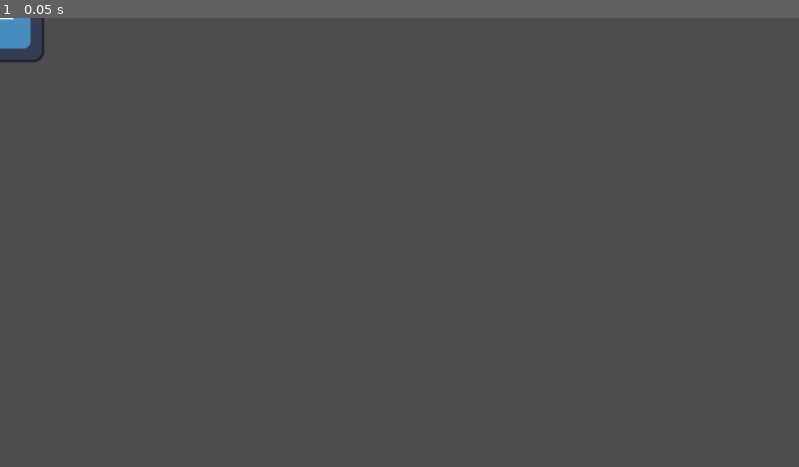
Above: before the commit, frame 1.
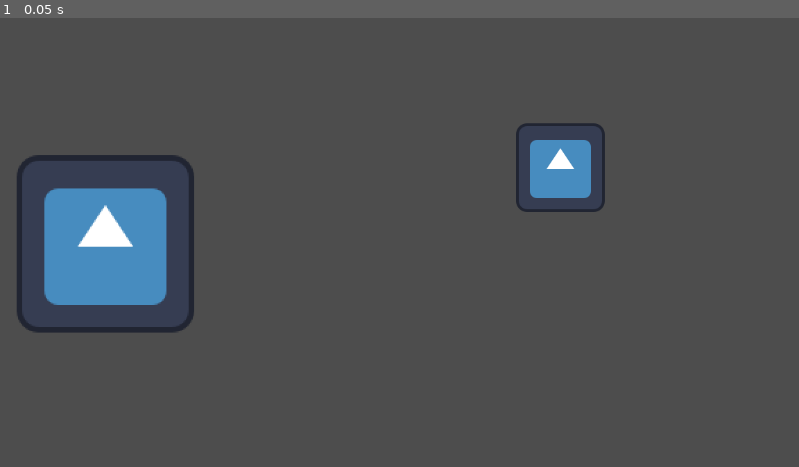
Above: after the commit, the same moment.

Repository: Gweedori/Taitaja_Finaali
Game: Godot game, scene res://Prefabs/trash.tscn
Two runs of this game, one before a commit and one after it. Both use one fixed random seed, a clock stepped at 60 frames per second and the inputs below. The project has no main scene, so this scene is started directly. The engine's default icon, where the game draws it, is replaced by a stand-in: a white triangle on a blue panel in a dark square.
Inputs:
- Up to frame 1 (0.05 s): no input

The runs differ from the first frame. In frame 1, 6.7% of the frame differs, in the area x 0-76%, y 0-71%.

Commit message:
Trash minigame alku

Diff:
--- a/Prefabs/trash.tscn
+++ b/Prefabs/trash.tscn
@@ -3,11 +3,34 @@
 [ext_resource type="Script" uid="uid://thew0ktvjh72" path="res://Prefabs/trash/trash.gd" id="1_htlip"]
 [ext_resource type="PackedScene" uid="uid://bqwsa0ioycgy5" path="res://Prefabs/trash/draggable_sprite.tscn" id="2_htlip"]
 [ext_resource type="Script" uid="uid://boyvunvkvw264" path="res://Prefabs/trash/draggable_sprite.gd" id="3_ekd28"]
+[ext_resource type="Texture2D" uid="uid://meeyrxaavaqr" path="res://icon.svg" id="4_ekd28"]
+[ext_resource type="Script" uid="uid://bq4l6530beaeq" path="res://Prefabs/trash/trash_can.gd" id="4_gadqu"]
+
+[sub_resource type="RectangleShape2D" id="RectangleShape2D_gadqu"]
+size = Vector2(256, 256)
 
 [node name="TrashGame" type="Node2D" unique_id=1345923232]
 script = ExtResource("1_htlip")
 
-[node name="TileMapLayer" type="TileMapLayer" parent="." unique_id=750844952]
+[node name="DraggableSprite" parent="." unique_id=749188286 instance=ExtResource("2_htlip")]
+position = Vector2(808, 216)
+script = ExtResource("3_ekd28")
 
-[node name="DraggableSprite" parent="." unique_id=749188286 instance=ExtResource("2_htlip")]
-script = ExtResource("3_ekd28")
+[node name="Trashcan" type="Sprite2D" parent="." unique_id=1502514050]
+
+[node name="TrashCan" type="Node2D" parent="." unique_id=467432376]
+script = ExtResource("4_gadqu")
+
+[node name="Sprite2D" type="Sprite2D" parent="TrashCan" unique_id=1534163900]
+position = Vector2(152, 326)
+scale = Vector2(2, 2)
+texture = ExtResource("4_ekd28")
+
+[node name="Area2D" type="Area2D" parent="TrashCan" unique_id=425679887]
+
+[node name="CollisionShape2D" type="CollisionShape2D" parent="TrashCan/Area2D" unique_id=125630323]
+position = Vector2(152, 326)
+shape = SubResource("RectangleShape2D_gadqu")
+
+[connection signal="mouse_entered" from="TrashCan/Area2D" to="TrashCan" method="_on_area_2d_mouse_entered"]
+[connection signal="mouse_exited" from="TrashCan/Area2D" to="TrashCan" method="_on_area_2d_mouse_exited"]
--- a/Prefabs/trash/draggable_sprite.gd
+++ b/Prefabs/trash/draggable_sprite.gd
@@ -1,7 +1,9 @@
 extends Sprite2D
+@onready var trash_can: Node2D = $"../TrashCan"
 
 var is_dragging = false
 var mouse_offset # center mouse
+var delay = 10
 # Called when the node enters the scene tree for the first time.
 func _ready() -> void:
 	pass # Replace with function body.
@@ -9,11 +11,16 @@
 
 # Called every frame. 'delta' is the elapsed time since the previous frame.
 func _process(delta: float) -> void:
-	pass
+	if is_dragging == true:
+		var tween = get_tree().create_tween()
+		tween.tween_property(self, "position", get_global_mouse_position(), delay * delta)
+	if trash_can.mouseincan == true and is_dragging:
+		print("dead")
 
 func _input(event: InputEvent) -> void:
 	if event is InputEventMouseButton and event.button_index == MOUSE_BUTTON_LEFT:
 		if event.pressed:
-			print("down")
+			if get_rect().has_point(to_local(event.position)):
+				is_dragging = true
 		else:
-			print("up")
+			is_dragging = false
--- a/Prefabs/trash/trash.gd
+++ b/Prefabs/trash/trash.gd
@@ -1,6 +1,5 @@
 extends Node2D
 var playerinarea = false
-
 # Called when the node enters the scene tree for the first time.
 func _ready() -> void:
 	pass # Replace with function body.
--- /dev/null
+++ b/Prefabs/trash/trash_can.gd
@@ -0,0 +1,20 @@
+extends Node2D
+var mouseincan = false
+
+# Called when the node enters the scene tree for the first time.
+func _ready() -> void:
+	pass # Replace with function body.
+
+
+# Called every frame. 'delta' is the elapsed time since the previous frame.
+func _process(delta: float) -> void:
+	pass
+
+
+
+func _on_area_2d_mouse_entered() -> void:
+	mouseincan = true
+
+
+func _on_area_2d_mouse_exited() -> void:
+	mouseincan = false
Not shown, added: Prefabs/trash/trash_can.gd.uid
